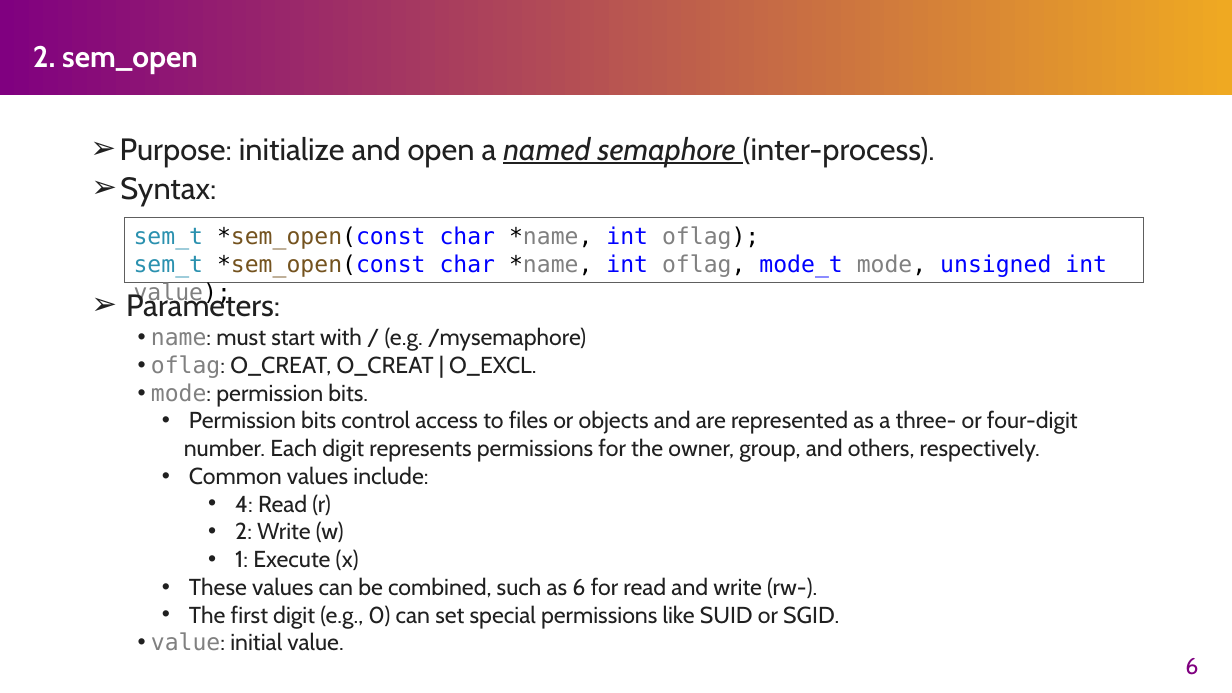
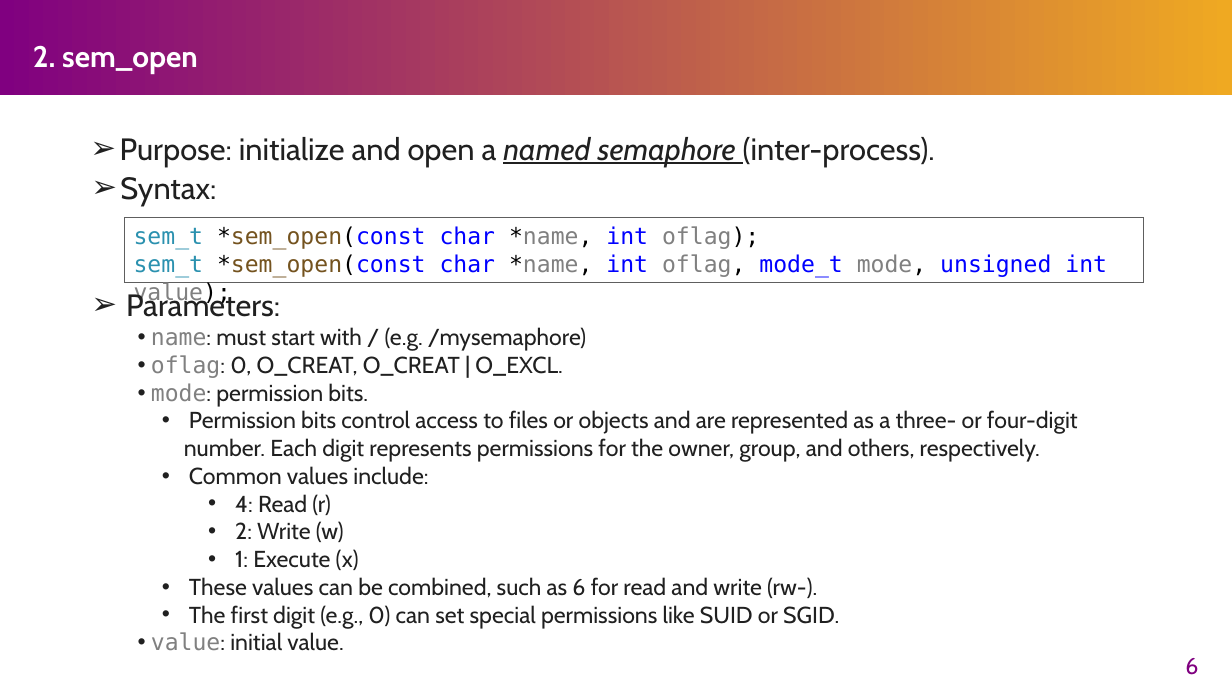
Before and after one commit to henryhxu/CSCI3150, a slide deck: slide 6 of tutorial/T06/tut06.pptx. Drawn at 1232x693 pixels with LibreOffice and Linux fonts; fonts in the diff are those of the drawing. Boxes give left, top, right and bottom in pixels: in the first picture for what was removed or moved away, otherwise in the second. Text is boxed around its words. In the diff, an @@ line names an element or a change of style, - is before the commit and + after.

```diff
--- a/tutorial/T06/tut06.pptx
+++ b/tutorial/T06/tut06.pptx
@@ text at box(151, 355, 562, 378): text changed @@
-  • oflag: O_CREAT, O_CREAT | O_EXCL.
+  • oflag: 0, O_CREAT, O_CREAT | O_EXCL.
```
Also in this commit, not shown: 6 other slides changed.
